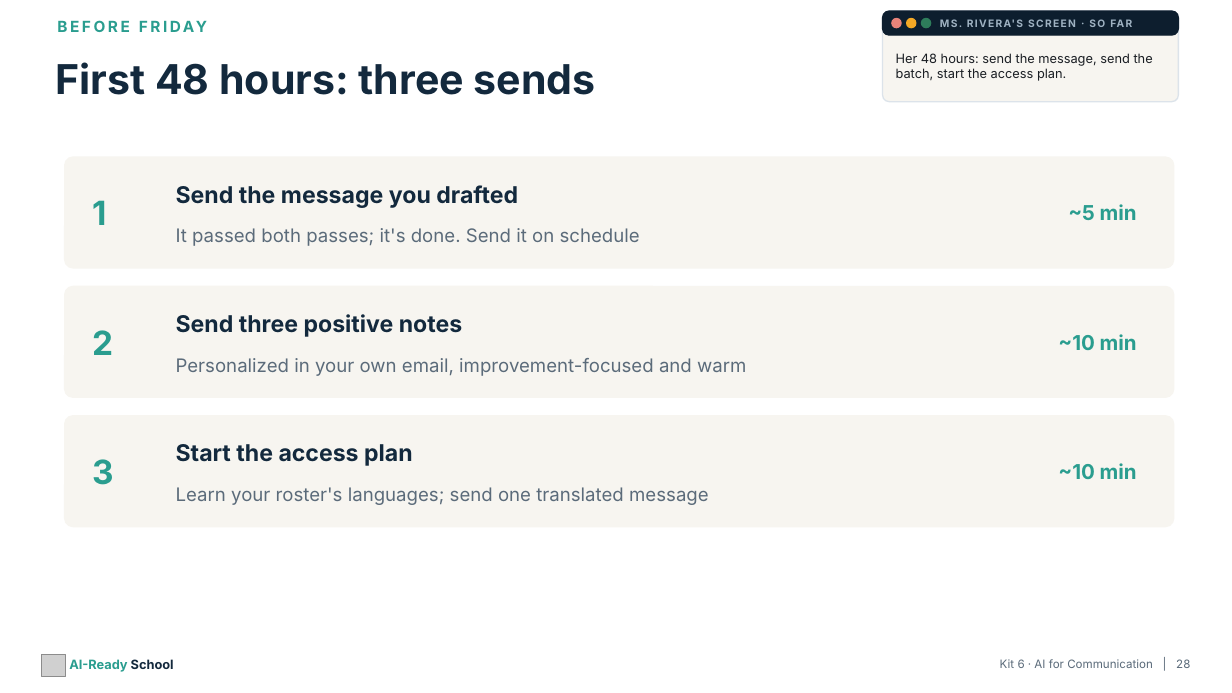
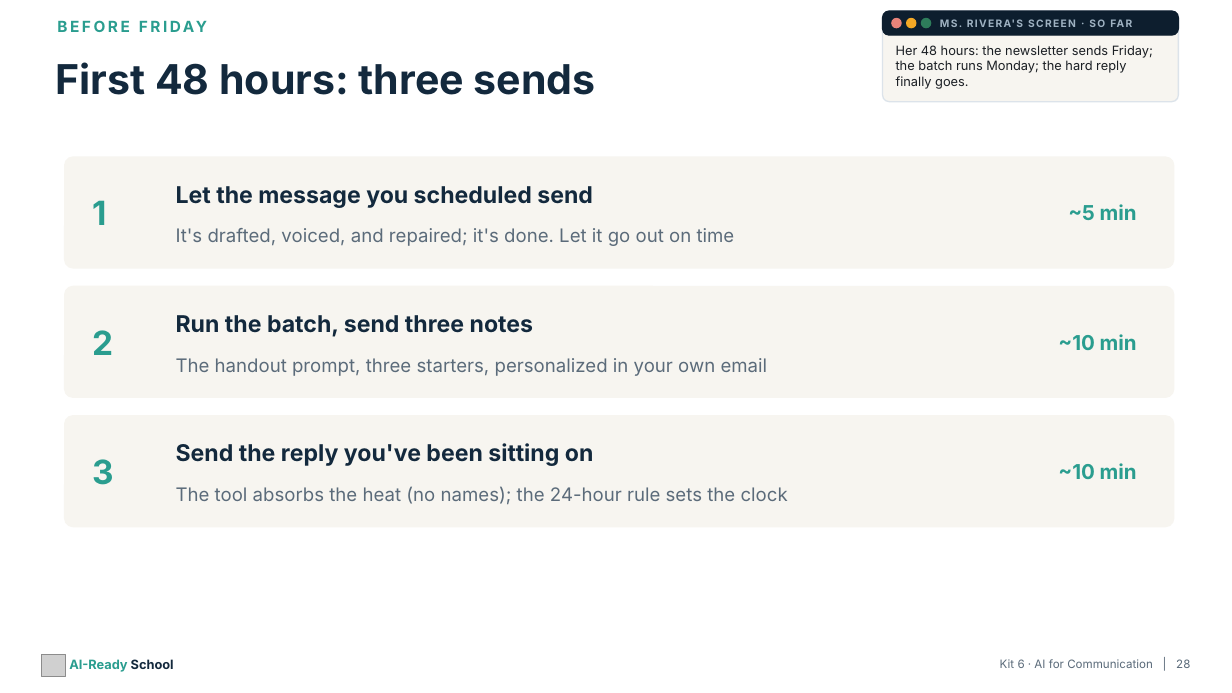
Before and after one commit to aspinozzi1/Ai-School-Ready, a slide deck: slide 28 of kits/kit06/Kit06_PresentationDeck.pptx. Drawn at 1232x693 pixels with LibreOffice and Linux fonts; fonts in the diff are those of the drawing; grey boxes stand for pictures. Boxes give left, top, right and bottom in pixels: in the first picture for what was removed or moved away, otherwise in the second. Text is boxed around its words. In the diff, an @@ line names an element or a change of style, - is before the commit and + after.

```diff
--- a/kits/kit06/Kit06_PresentationDeck.pptx
+++ b/kits/kit06/Kit06_PresentationDeck.pptx
@@ text at (896,45,1153,89): text changed @@
-Her 48 hours: send the message, send the batch, start the access plan.
+Her 48 hours: the newsletter sends Friday; the batch runs Monday; the hard reply finally goes.
@@ text at (176,186,593,208): text changed @@
-Send the message you drafted
+Let the message you scheduled send
@@ text at (176,228,735,246): text changed @@
-It passed both passes; it's done. Send it on schedule
+It's drafted, voiced, and repaired; it's done. Let it go out on time
@@ text at (176,315,533,337): text changed @@
-Send three positive notes
+Run the batch, send three notes
@@ text at (176,358,768,376): text changed @@
-Personalized in your own email, improvement-focused and warm
+The handout prompt, three starters, personalized in your own email
@@ text at (176,443,594,466): text changed @@
-Start the access plan
+Send the reply you've been sitting on
@@ text at (176,486,788,505): text changed @@
-Learn your roster's languages; send one translated message
+The tool absorbs the heat (no names); the 24-hour rule sets the clock
```
Also in this commit, not shown: 13 other slides changed, 4 slides added, 4 slides removed, 21 other files.
